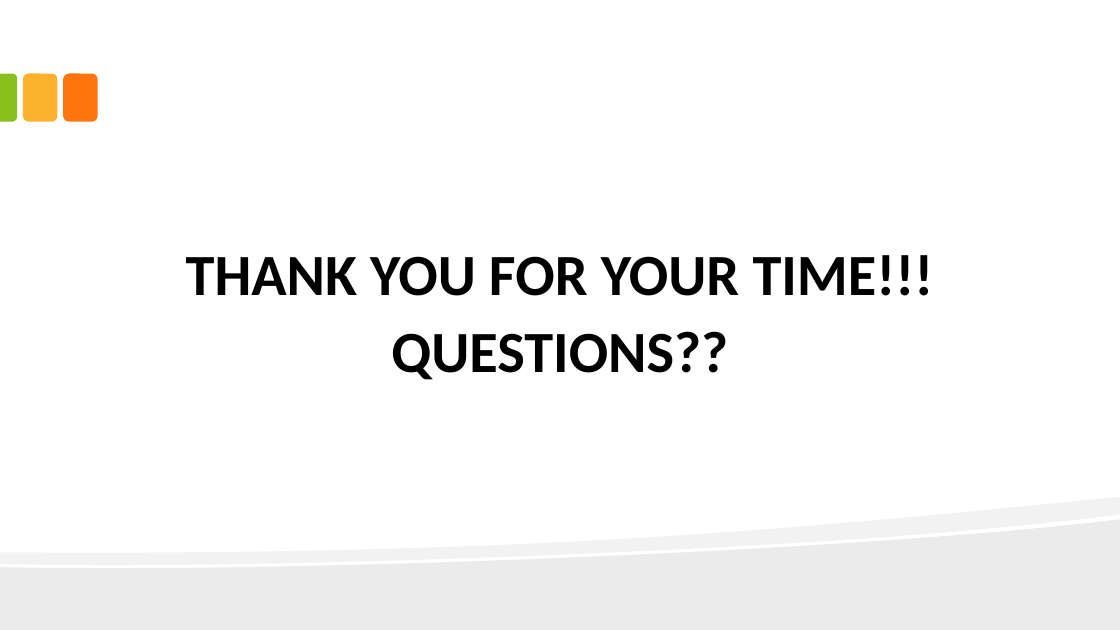
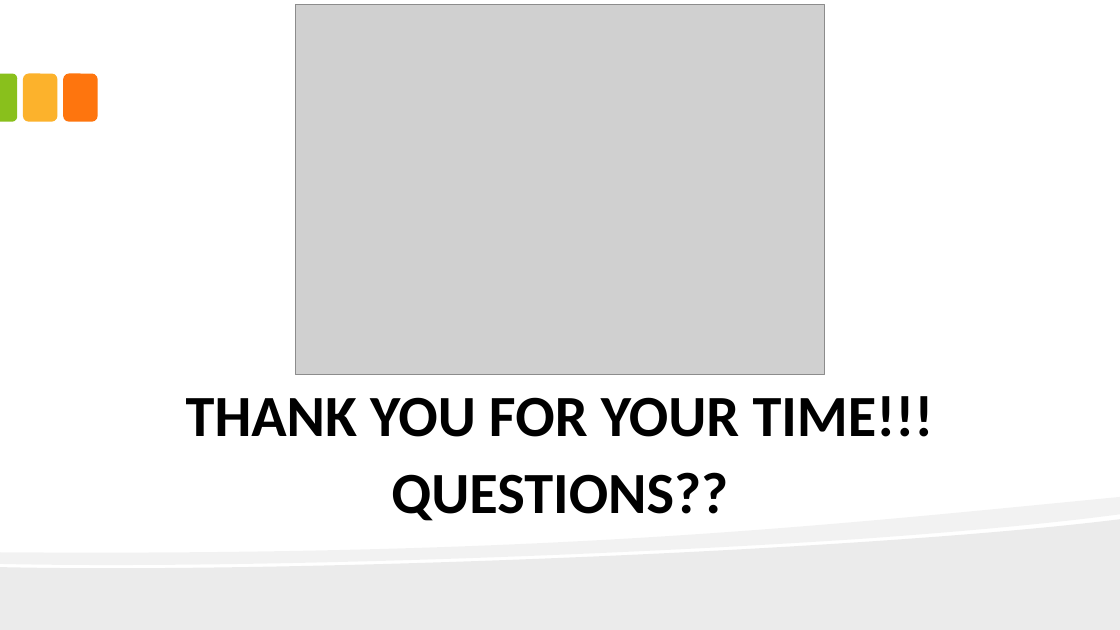
Before and after one commit to JackFongNew/dsiprojects, a slide deck: slide 14 of Vegetarian and Carnivore Classification/Vegetarian and Carnivore Classification.pptx (slide 12 before the commit). Drawn at 1120x630 pixels with LibreOffice and Linux fonts; fonts in the diff are those of the drawing; grey boxes stand for pictures. Boxes give left, top, right and bottom in pixels: in the first picture for what was removed or moved away, otherwise in the second. Text is boxed around its words. In the diff, an @@ line names an element or a change of style, - is before the commit and + after.

```diff
--- a/Vegetarian and Carnivore Classification/Vegetarian and Carnivore Classification.pptx
+++ b/Vegetarian and Carnivore Classification/Vegetarian and Carnivore Classification.pptx
@@ picture added at box(296, 4, 825, 375) @@
@@ text "THANK YOU FOR YOUR TIME!!!": place and size @@
-text "THANK YOU FOR YOUR TIME!!!" at box(186, 255, 934, 380)
+text "THANK YOU FOR YOUR TIME!!!" at box(186, 396, 934, 521)
```
Also in this commit, not shown: 9 other slides changed, 3 slides added, 1 slide removed, 1 other file.
